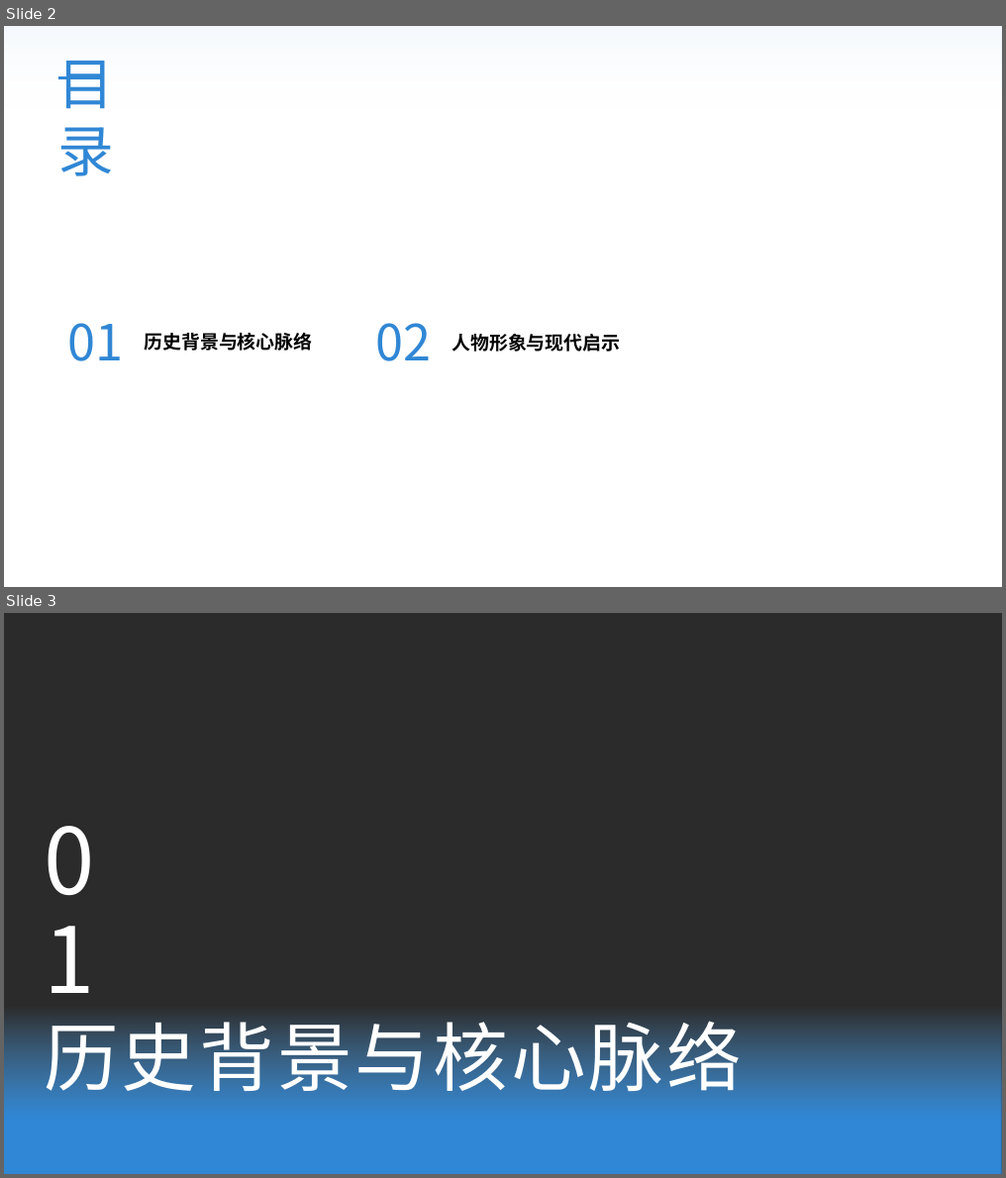
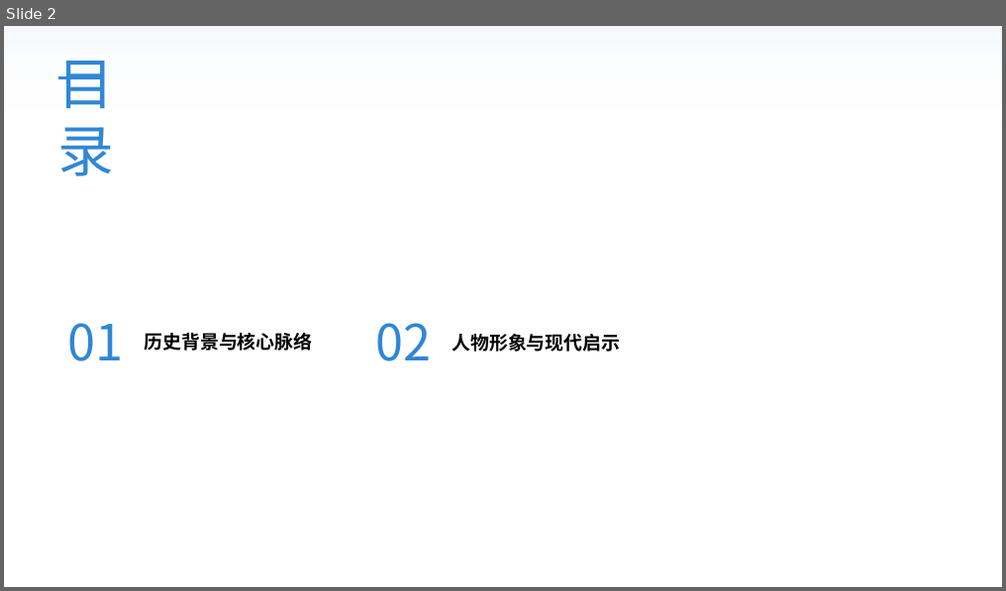
Before and after one commit to fefeding/pptx-parser, a slide deck: examples/3guo.pptx. Shown one above the other, each under a label of ours: slides 2 and 3 before the commit, slide 2 after it. The pictures are 1006x1178 and 1006x591 pixels, drawn with LibreOffice and Linux fonts; fonts in the diff are those of the drawing; background and template pictures are left out; a plain dark background stands for a picture behind light text. Boxes give left, top, right and bottom in pixels: in the first picture for what was removed or moved away, otherwise in the second. Text is boxed around its words. In the diff, an @@ line names an element or a change of style, - is before the commit and + after.

```diff
--- a/examples/3guo.pptx
+++ b/examples/3guo.pptx
@@ slide 3 removed at <box>4,613,1002,1174</box>, background picture (left out) @@
@@ rectangle removed at <box>4,613,1002,1174</box> @@
@@ text removed at <box>37,909,145,1017</box> @@
-01
@@ text removed at <box>44,1009,742,1104</box> @@
-历史背景与核心脉络
```
Also in this commit, not shown: 9 other slides removed, 1 other file.
